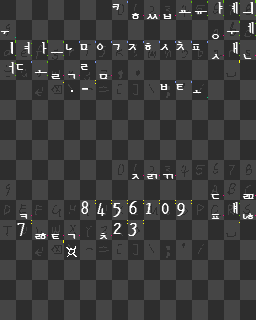
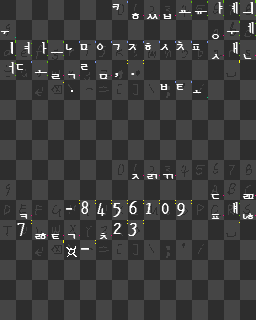
The second 256 × 320 image is a revision of the first. Changes to its layers:
painted on "GLYPH TAGS–NONHANGUL" over [79, 60, 144, 244]
painted on "NONHANGUL" over [65, 73, 135, 250]
